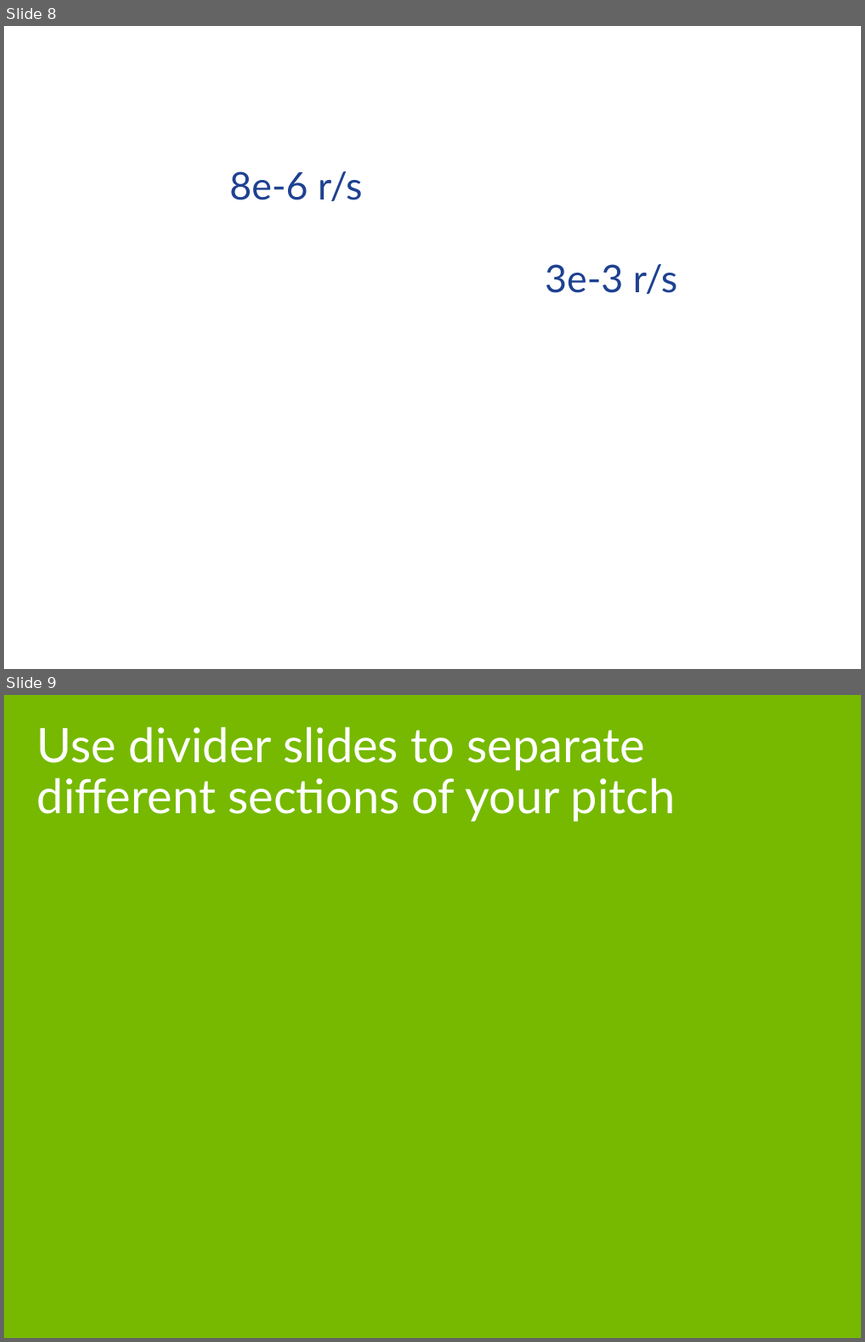
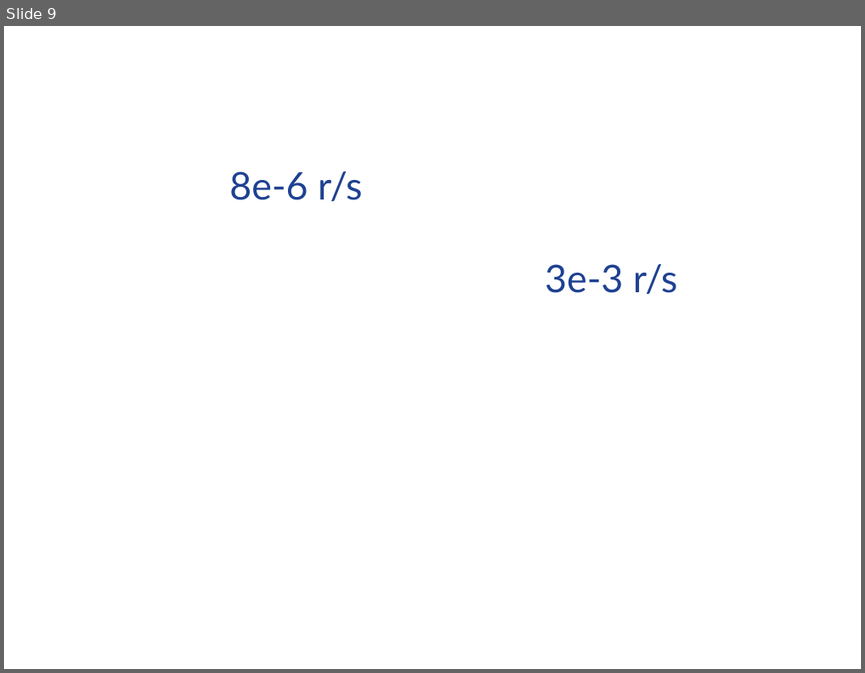
Before and after one commit to davegutz/myThermostat-Particle-Photon, a slide deck: schematics/Thermostat Filtering for Anticipation.pptx. Shown one above the other, each under a label of ours: slides 8 and 9 before the commit, slide 9 after it. The pictures are 865x1342 and 865x673 pixels, drawn with LibreOffice and Linux fonts; fonts in the diff are those of the drawing; background and template pictures are left out. Boxes give left, top, right and bottom in pixels: in the first picture for what was removed or moved away, otherwise in the second. Text is boxed around its words. In the diff, an @@ line names an element or a change of style, - is before the commit and + after.

```diff
--- a/schematics/Thermostat Filtering for Anticipation.pptx
+++ b/schematics/Thermostat Filtering for Anticipation.pptx
@@ slide 9 removed at <box>4,695,861,1338</box>, background #76B900 @@
@@ title removed at <box>37,726,676,822</box> @@
-Use divider slides to separate different sections of your pitch
@@ what was slide 8 is now slide 9 @@
```
Also in this commit, not shown: 2 slides changed, 5 slides added, 7 other slides removed, 1 other file.
